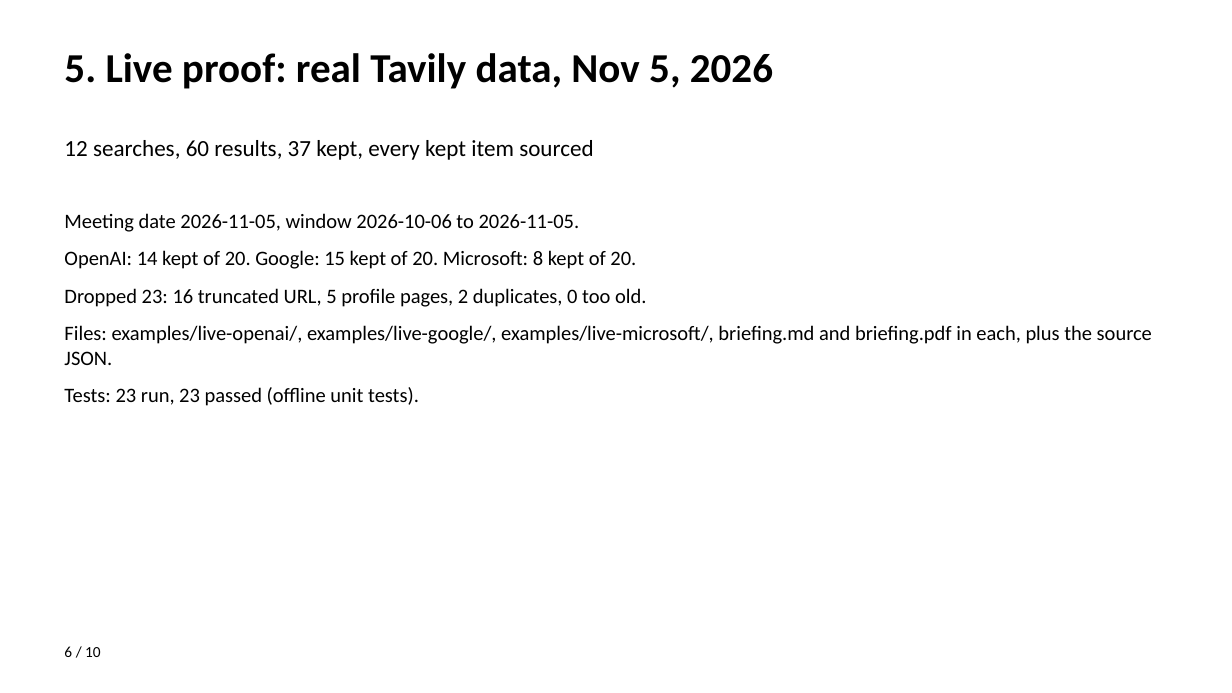
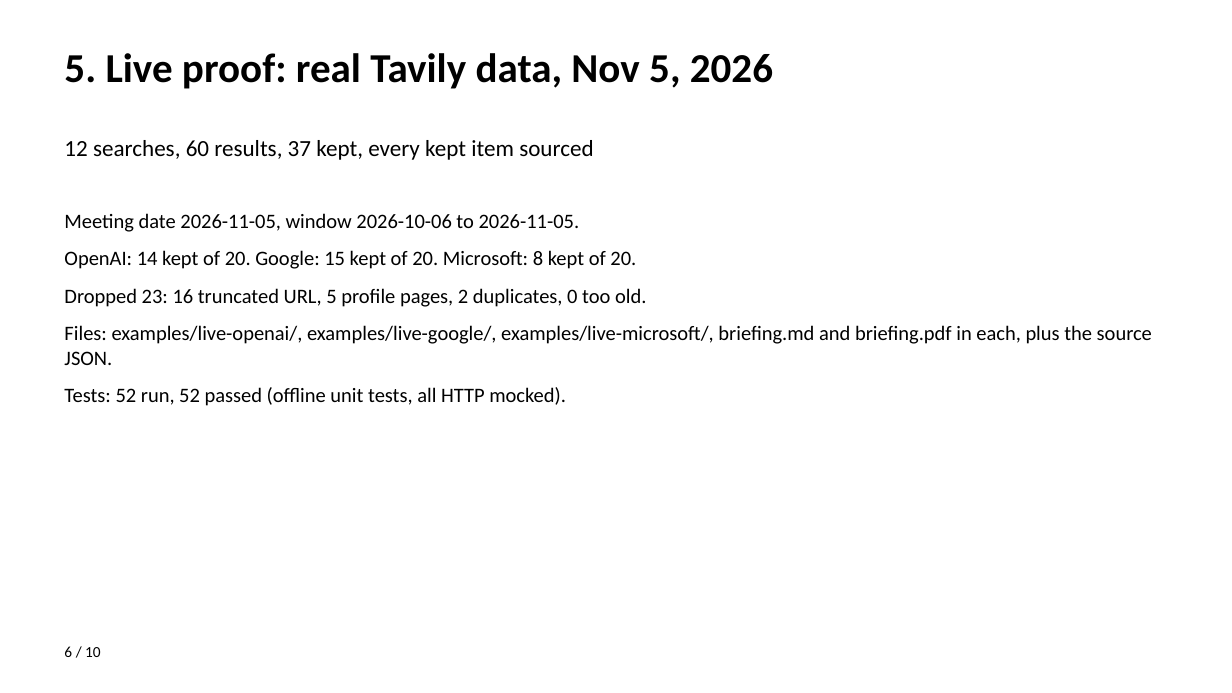
Before and after one commit to pakmultilinks-dot/tavily-research-agent, a slide deck: slide 6 of pitch-deck.pptx. Drawn at 1232x693 pixels with LibreOffice and Linux fonts; fonts in the diff are those of the drawing. Boxes give left, top, right and bottom in pixels: in the first picture for what was removed or moved away, otherwise in the second. Text is boxed around its words. In the diff, an @@ line names an element or a change of style, - is before the commit and + after.

```diff
--- a/pitch-deck.pptx
+++ b/pitch-deck.pptx
@@ text at [64,387,566,406]: text changed @@
-Tests: 23 run, 23 passed (offline unit tests).
+Tests: 52 run, 52 passed (offline unit tests, all HTTP mocked).
```
Also in this commit, not shown: 3 other slides changed, 23 other files.
